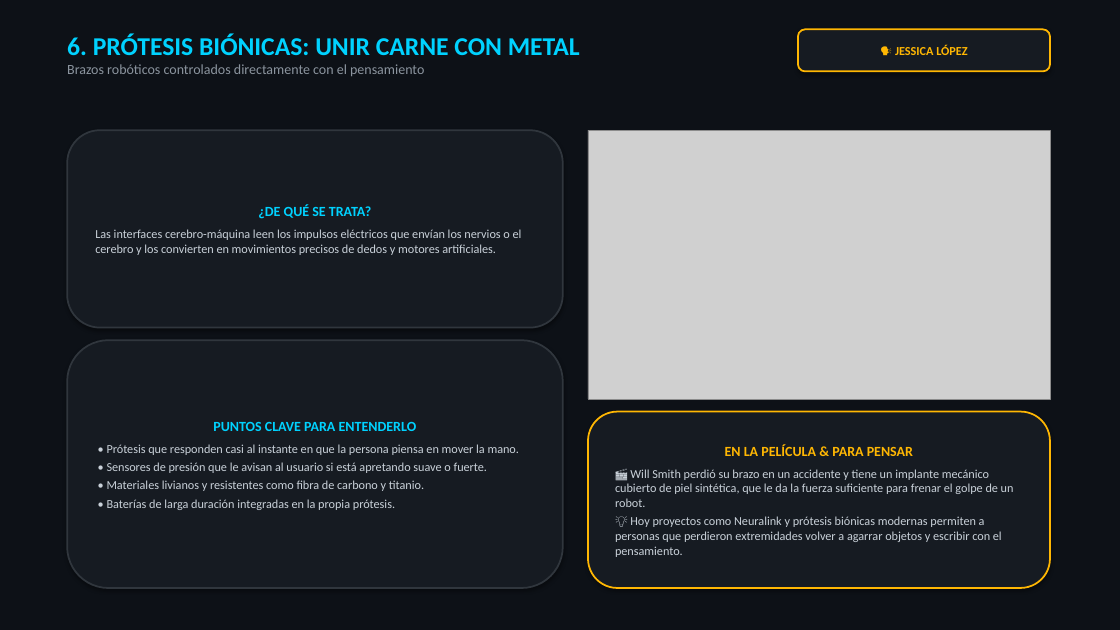
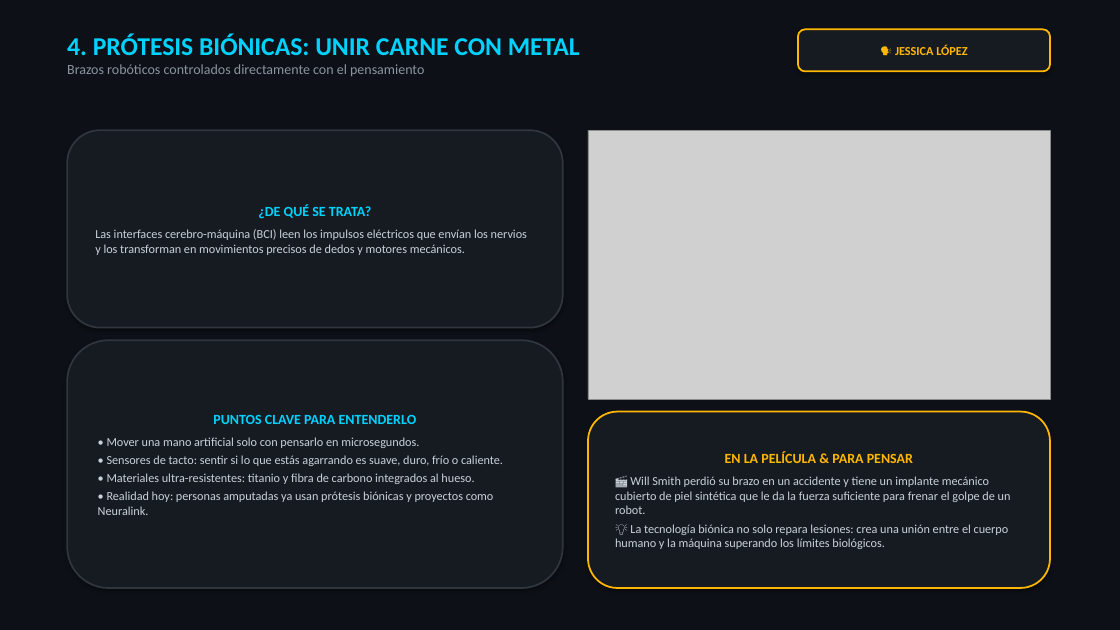
Before and after one commit to Nikovaz/dsia-yo-robot-2004, a slide deck: slide 5 of DSIA_Yo_Robot_Presentacion.pptx (slide 7 before the commit). Drawn at 1120x630 pixels with LibreOffice and Linux fonts; fonts in the diff are those of the drawing; grey boxes stand for pictures. Boxes give left, top, right and bottom in pixels: in the first picture for what was removed or moved away, otherwise in the second. Text is boxed around its words. In the diff, an @@ line names an element or a change of style, - is before the commit and + after.

```diff
--- a/DSIA_Yo_Robot_Presentacion.pptx
+++ b/DSIA_Yo_Robot_Presentacion.pptx
@@ text at (67,34,580,55): text changed @@
-6. PRÓTESIS BIÓNICAS: UNIR CARNE CON METAL
+4. PRÓTESIS BIÓNICAS: UNIR CARNE CON METAL
@@ text in rounded rectangle at (95,229,527,255): text changed @@
-Las interfaces cerebro-máquina leen los impulsos eléctricos que envían los nervios o el cerebro y los convierten en movimientos precisos de dedos y motores artificiales.
+Las interfaces cerebro-máquina (BCI) leen los impulsos eléctricos que envían los nervios y los transforman en movimientos precisos de dedos y motores mecánicos.
@@ text in rounded rectangle at (98,437,503,515): text changed @@
-• Prótesis que responden casi al instante en que la persona piensa en mover la mano.
-• Sensores de presión que le avisan al usuario si está apretando suave o fuerte.
-• Materiales livianos y resistentes como fibra de carbono y titanio.
-• Baterías de larga duración integradas en la propia prótesis.
+• Mover una mano artificial solo con pensarlo en microsegundos.
+• Sensores de tacto: sentir si lo que estás agarrando es suave, duro, frío o caliente.
+• Materiales ultra-resistentes: titanio y fibra de carbono integrados al hueso.
+• Realidad hoy: personas amputadas ya usan prótesis biónicas y proyectos como Neuralink.
@@ text in rounded rectangle at (615,476,1011,549): text changed @@
-🎬 Will Smith perdió su brazo en un accidente y tiene un implante mecánico cubierto de piel sintética, que le da la fuerza suficiente para frenar el golpe de un robot.
-💡 Hoy proyectos como Neuralink y prótesis biónicas modernas permiten a personas que perdieron extremidades volver a agarrar objetos y escribir con el pensamiento.
+🎬 Will Smith perdió su brazo en un accidente y tiene un implante mecánico cubierto de piel sintética que le da la fuerza suficiente para frenar el golpe de un robot.
+💡 La tecnología biónica no solo repara lesiones: crea una unión entre el cuerpo humano y la máquina superando los límites biológicos.
```
Also in this commit, not shown: 10 other slides changed, 5 slides removed, 5 other files.
